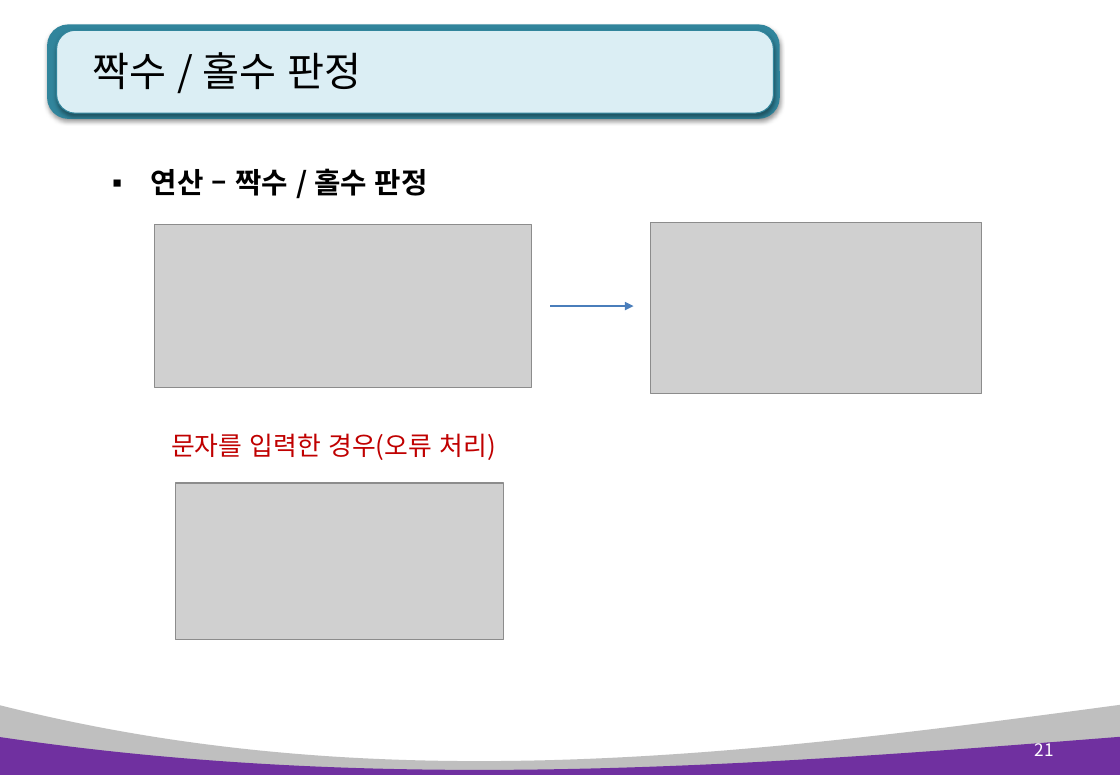
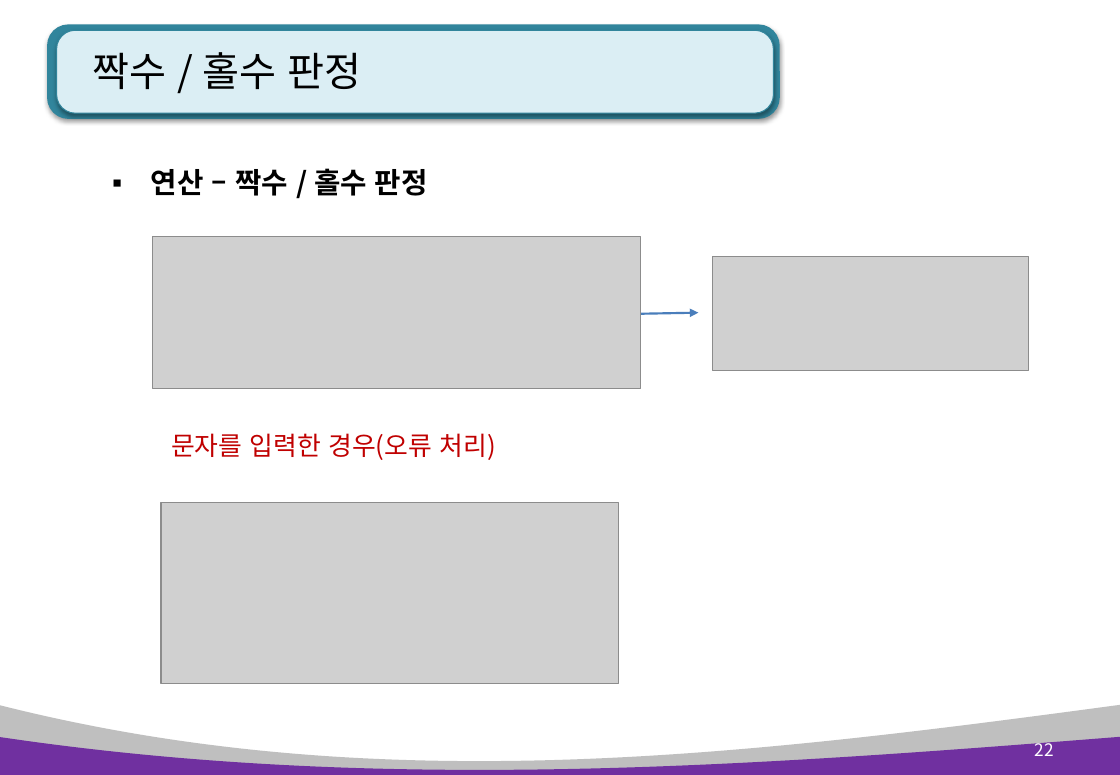
Before and after one commit to kiyongee2/green_project_web, a slide deck: slide 22 of python_ppt/Python 10장. 플라스크, 웹서버.pptx (slide 21 before the commit). Drawn at 1120x775 pixels with LibreOffice and Linux fonts; fonts in the diff are those of the drawing; grey boxes stand for pictures. Boxes give left, top, right and bottom in pixels: in the first picture for what was removed or moved away, otherwise in the second. Text is boxed around its words. In the diff, an @@ line names an element or a change of style, - is before the commit and + after.

```diff
--- a/python_ppt/Python 10장. 플라스크, 웹서버.pptx
+++ b/python_ppt/Python 10장. 플라스크, 웹서버.pptx
@@ picture: place and size @@
-picture at bbox=[155, 225, 533, 388]
+picture at bbox=[153, 237, 641, 390]
@@ picture removed at bbox=[652, 222, 982, 394] @@
@@ picture added at bbox=[713, 258, 1029, 371] @@
@@ arrow moved from (550, 306) - (634, 306) to (641, 314) - (699, 313) @@
@@ picture: place and size @@
-picture at bbox=[176, 483, 505, 640]
+picture at bbox=[161, 504, 619, 685]
@@ page number at bbox=[1034, 739, 1053, 756]: text changed @@
-21
+22
```
Also in this commit, not shown: 8 other slides changed, 3 slides added, 3 other files.
